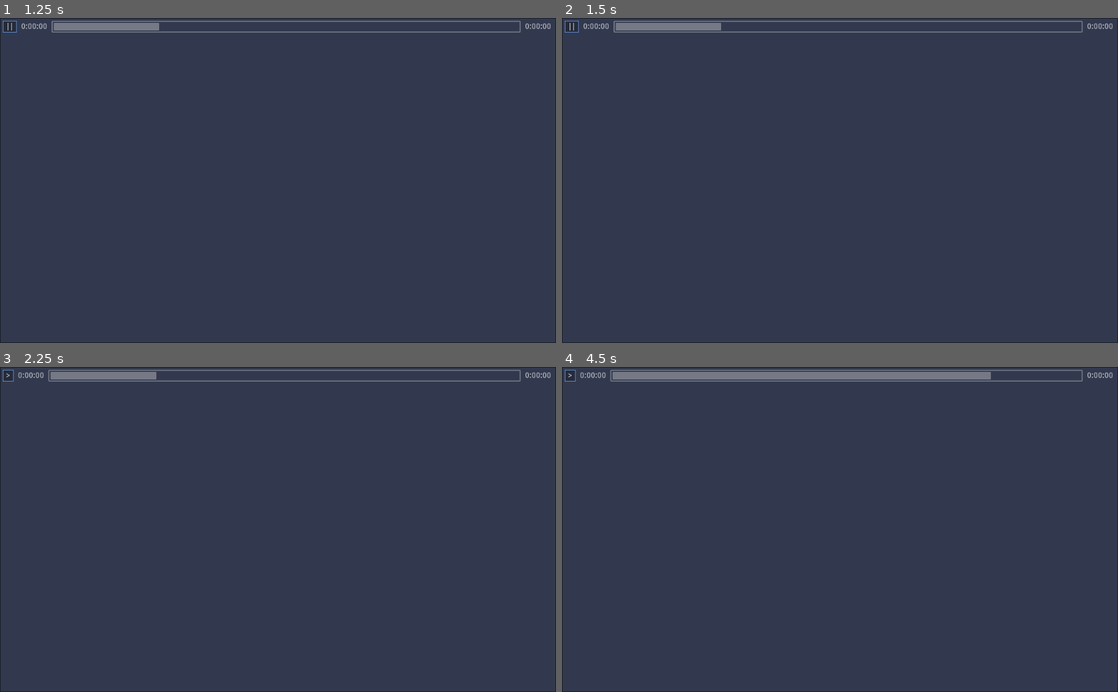
Above: before the commit, frames 1-4 (two rows, left to right).
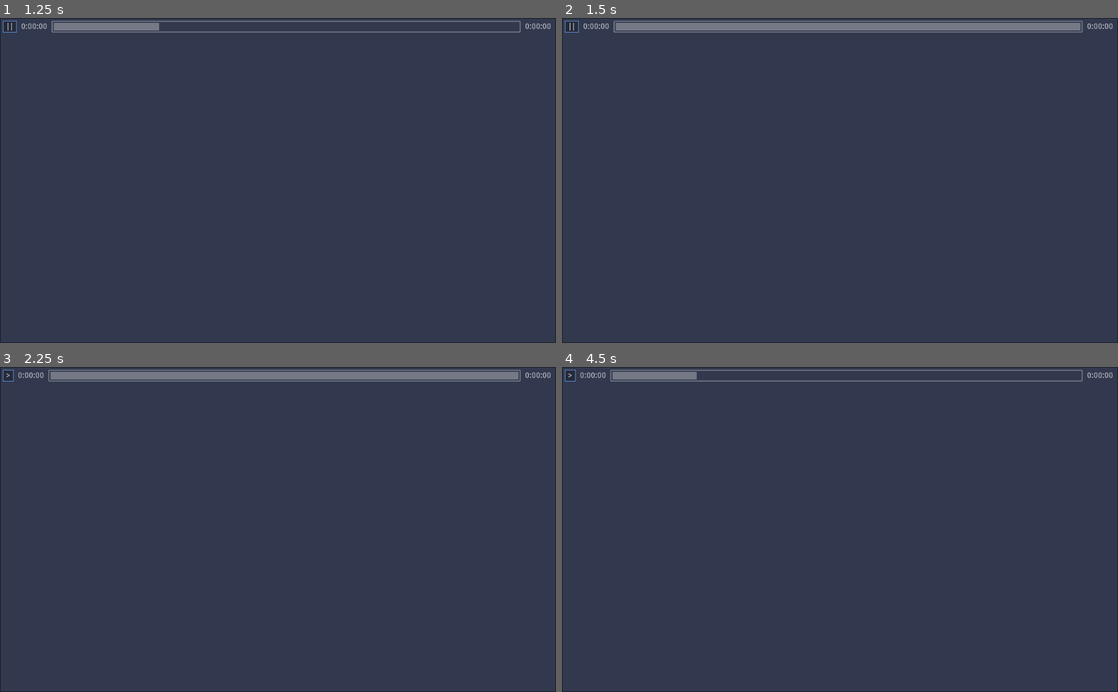
Above: after the commit, the same moments.

Repository: Wcubed/simple_music_player
Game: Godot game, scene res://ui/main.tscn
Two runs of this game, one before a commit and one after it. Both use one fixed random seed, a clock stepped at 60 frames per second and the inputs below. Sound files missing from this copy of the repository are replaced by a short silence.
Inputs (mouse positions are in pixels of both pictures, inside the frame that each line leads up to):
- Up to frame 1 (1.25 s): click ">" at 0.5 s
- Up to frame 2 (1.5 s): tap Enter (ui_accept) at 1.25, 1.35 s; move the mouse to (962, 164) at 1.27 s; hold Right (ui_right) from 1.28 s (still down); click (962, 164) at 1.42 s
- Up to frame 3 (2.25 s): tap Enter (ui_accept) at 1.52, 1.82 s; release Right (ui_right) at 2 s; click "||" at 2 s
- Up to frame 4 (4.5 s): tap Enter (ui_accept) at 2.75, 2.85, 3.02, 3.32, 3.6, 4.35 s; move the mouse to (728, 545) at 2.77 s; hold Left (ui_left) 2.78-3.53 s; move the mouse to (895, 458) at 3.52 s; hold Right (ui_right) from 3.53 s (still down); move the mouse to (812, 594) at 4.27 s; click (812, 594) at 4.42 s

Frame 1 is identical in both runs. In frame 2, 1.5% of the frame differs, in the area x 28-94%, y 1-4%; in frame 3, 1.5%; in frame 4, 1.2%.

Commit message:
+ Added simple keyboard controls.

Diff:
--- a/ui/main.gd
+++ b/ui/main.gd
@@ -56,18 +56,44 @@
 	_progress_seconds = (x * _stream_length_seconds) / max_x
 	_progress_seconds = clamp(_progress_seconds, 0, _stream_length_seconds)
 
-	_stream_player.seek(_progress_seconds)
-	_update_ui_to_timecode(_progress_seconds)
+	_seek_to_timecode(_progress_seconds)
 
+func _seek_to_timecode(seconds: float):
+	seconds = clamp(seconds, 0, _stream_length_seconds)
+	_stream_player.seek(seconds)
+	_update_ui_to_timecode(seconds)
 
 func _update_ui_to_timecode(seconds: float):
-	_current_time_label.text = _seconds_to_time_string(_progress_seconds)
-	_progress_bar.value = _progress_seconds
+	_current_time_label.text = _seconds_to_time_string(seconds)
+	_progress_bar.value = seconds
 
 
 func _on_UpdateTimer_timeout():
 	_progress_seconds = _stream_player.get_playback_position()
 	_update_ui_to_timecode(_progress_seconds)
+
+
+func _unhandled_key_input(event):
+	if event.is_action_pressed("ui_right"):
+		_progress_seconds += 10
+		_seek_to_timecode(_progress_seconds)
+		get_tree().set_input_as_handled()
+
+	elif event.is_action_pressed("ui_left"):
+		_progress_seconds -= 10
+		_seek_to_timecode(_progress_seconds)
+		get_tree().set_input_as_handled()
+
+	elif event.is_action_released("ui_accept"):
+		if _play_pause_button.has_focus():
+			return
+
+		_play_pause_button.grab_focus()
+		if _stream_player.playing:
+			_pause_audio()
+		else:
+			_play_audio()
+		get_tree().set_input_as_handled()
 
 
 func _on_ProgressBar_gui_input(event: InputEvent):
